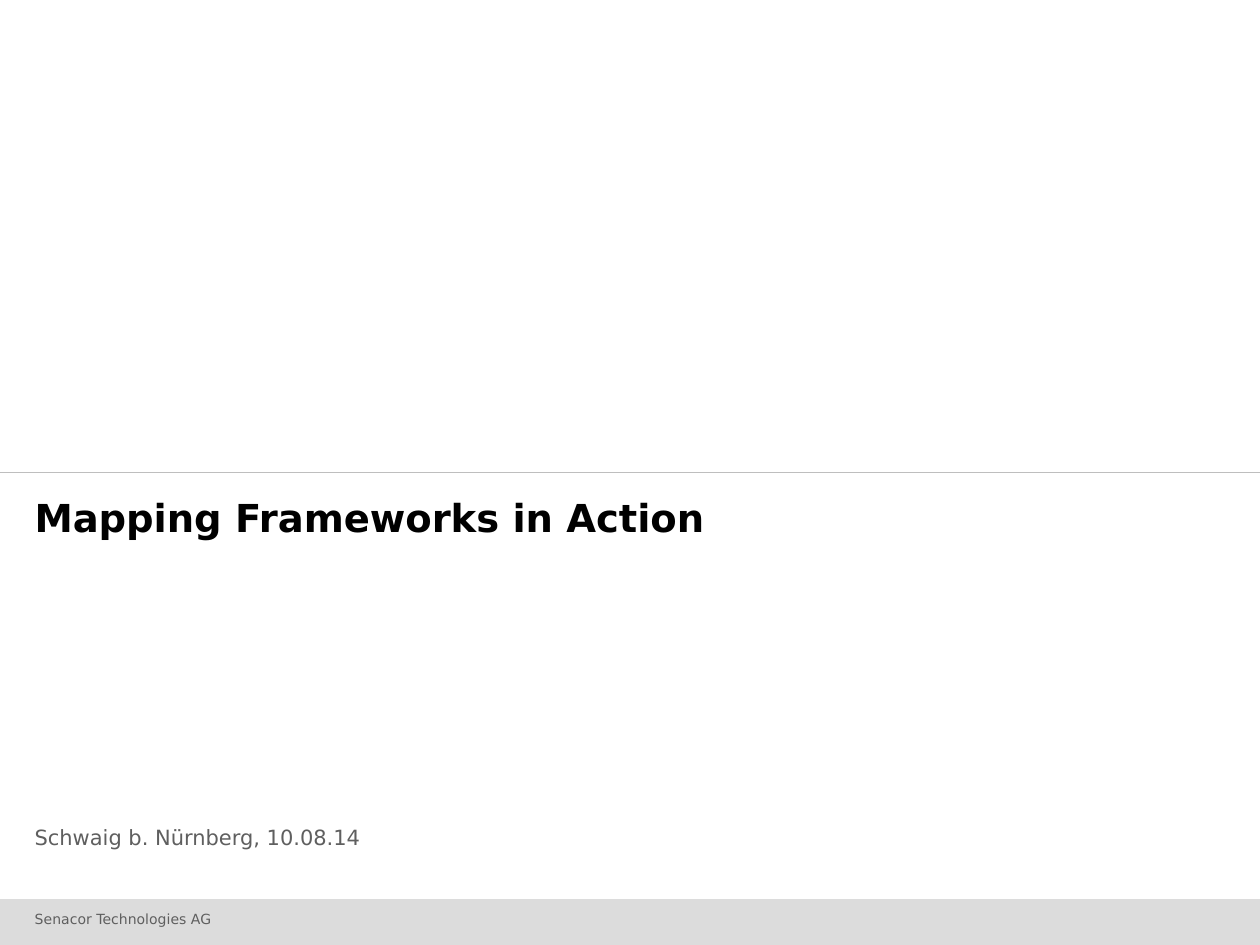
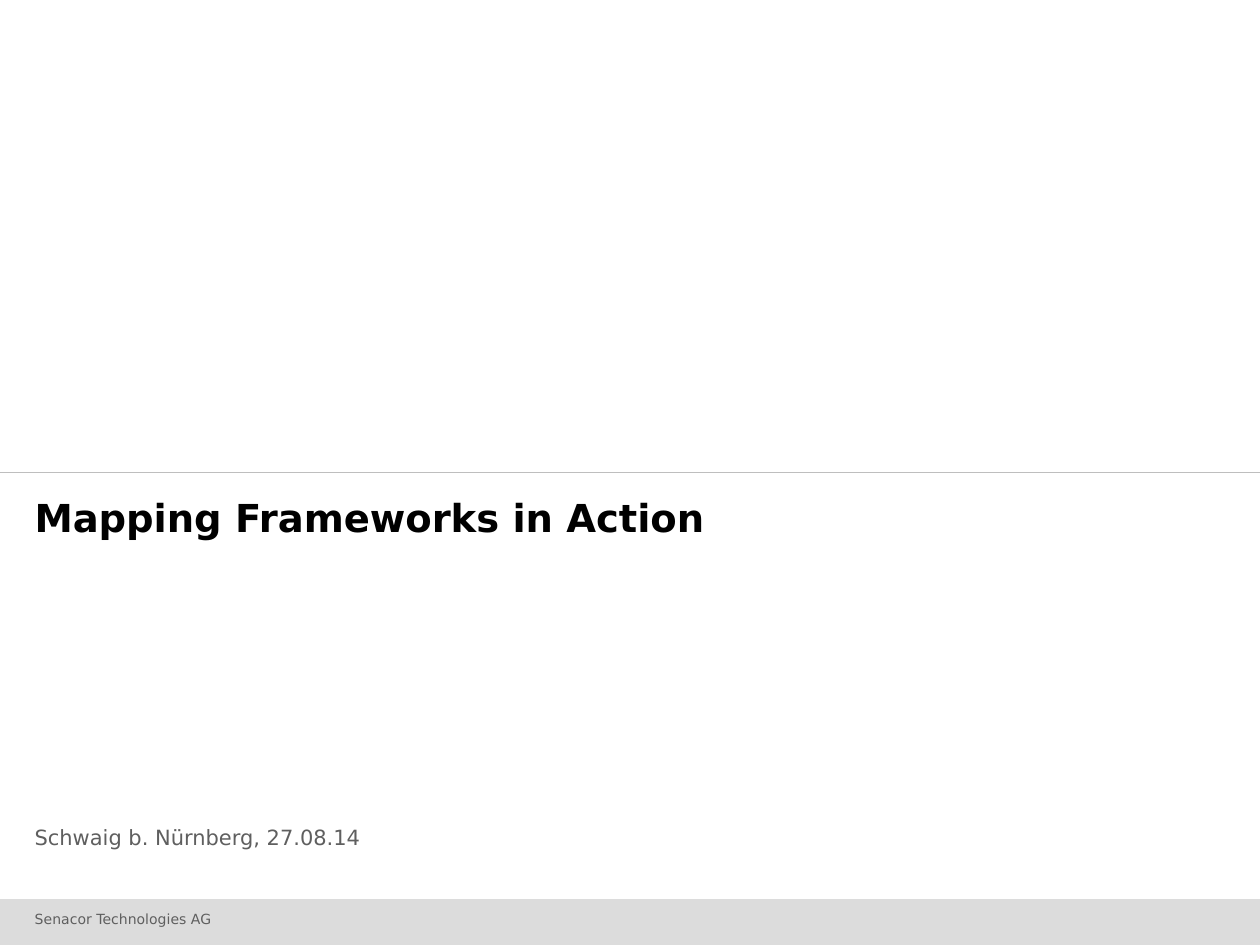
Before and after one commit to jschwalb/Mappings, a slide deck: slide 1 of presentation.pptx. Drawn at 1260x945 pixels with LibreOffice and Linux fonts; fonts in the diff are those of the drawing; background and template pictures are left out. Boxes give left, top, right and bottom in pixels: in the first picture for what was removed or moved away, otherwise in the second. Text is boxed around its words. In the diff, an @@ line names an element or a change of style, - is before the commit and + after.

```diff
--- a/presentation.pptx
+++ b/presentation.pptx
@@ text at [35,829,360,850]: text changed @@
-Schwaig b. Nürnberg, 10.08.14
+Schwaig b. Nürnberg, 27.08.14
```
Also in this commit, not shown: 41 other slides changed, 7 slides added, 2 other files.
